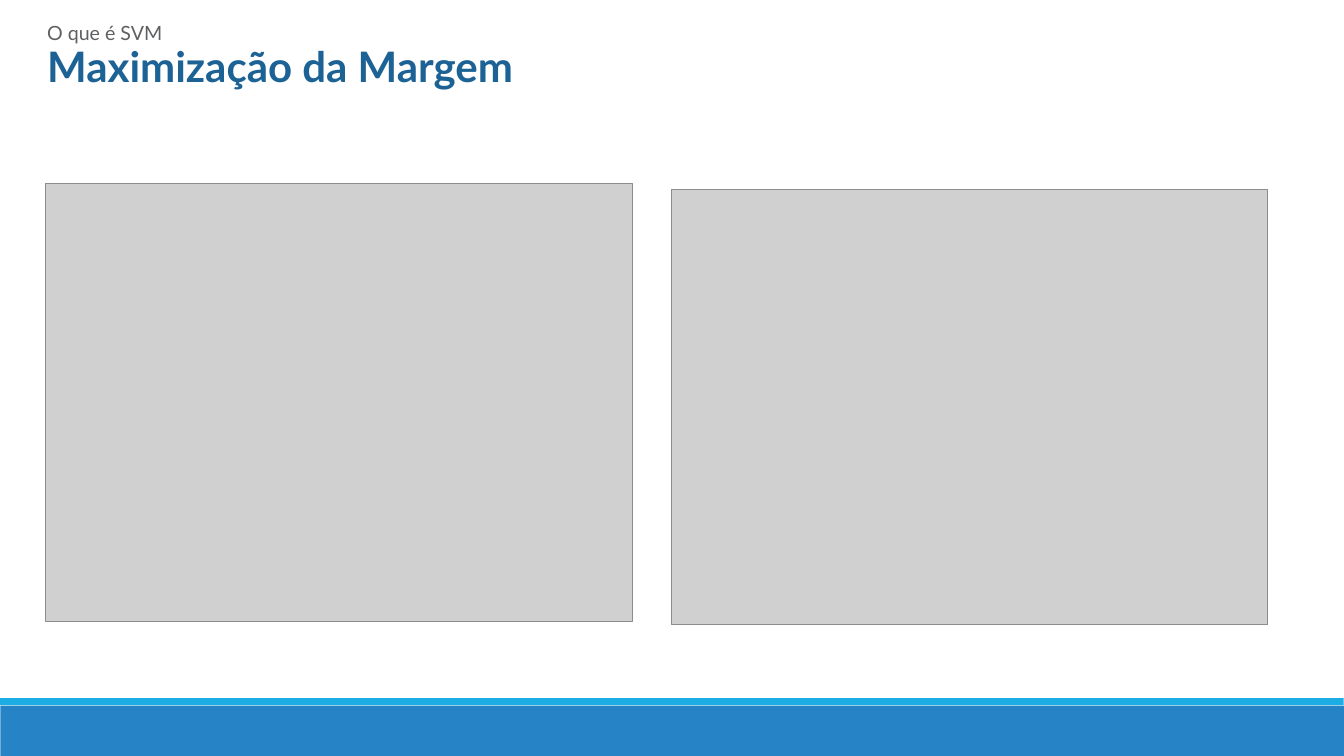
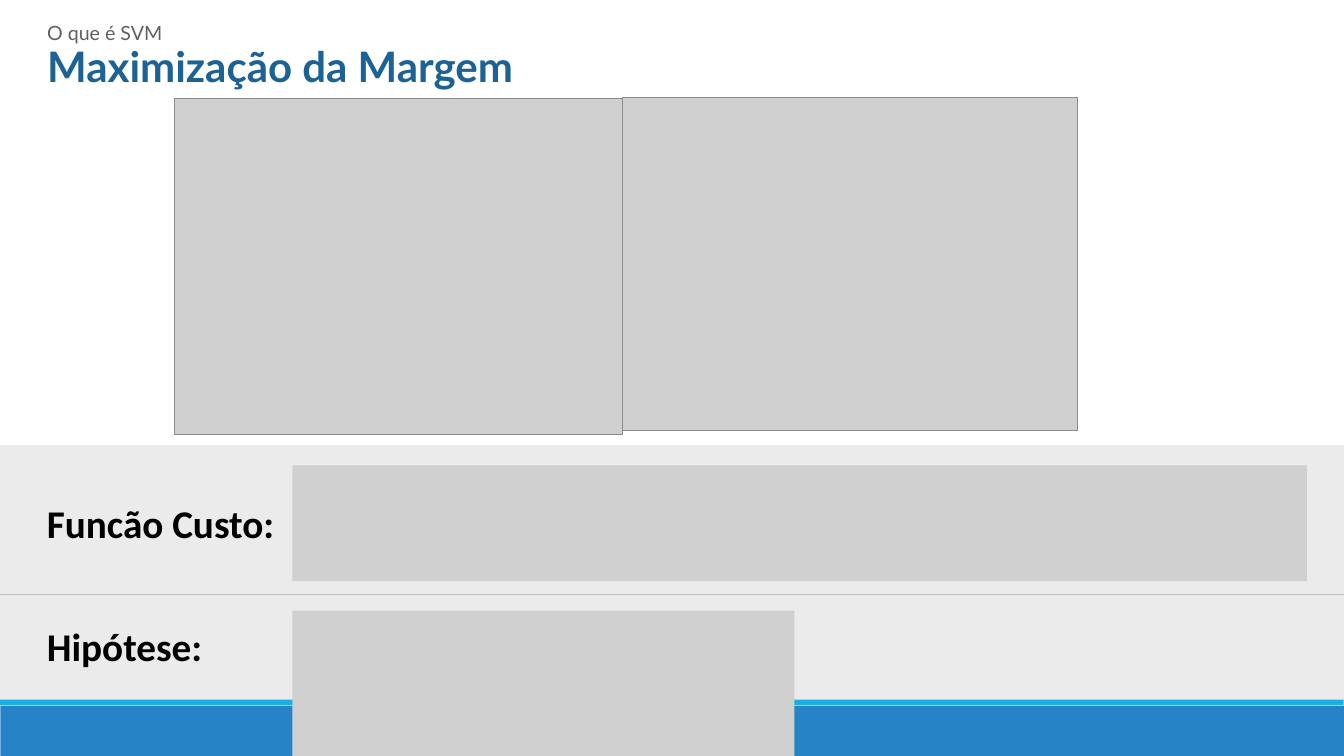
Before and after one commit to mrezende/ml-discipline, a slide deck: slide 7 of presentation/PresentationSVM.pptx (slide 11 before the commit). Drawn at 1344x756 pixels with LibreOffice and Linux fonts; fonts in the diff are those of the drawing; grey boxes stand for pictures. Boxes give left, top, right and bottom in pixels: in the first picture for what was removed or moved away, otherwise in the second. Text is boxed around its words. In the diff, an @@ line names an element or a change of style, - is before the commit and + after.

```diff
--- a/presentation/PresentationSVM.pptx
+++ b/presentation/PresentationSVM.pptx
@@ picture: place and size @@
-picture at [45, 184, 632, 622]
+picture at [174, 99, 623, 435]
@@ picture: place and size @@
-picture at [673, 190, 1268, 625]
+picture at [623, 98, 1079, 431]
@@ rectangle added at [0, 445, 1344, 700], fill #EBEBEB @@
@@ picture added at [292, 466, 1307, 582] @@
@@ text added at [47, 511, 274, 539], 28 pt, text #000000, bold @@
+Funcão Custo:
@@ line added from (0, 595) to (1344, 595), #BFBFBF 1 pt @@
@@ picture added at [292, 611, 795, 756] @@
@@ text added at [47, 633, 202, 667], 28 pt, text #000000, bold @@
+Hipótese:
```
Also in this commit, not shown: 5 other slides changed, 2 slides added, 7 slides removed, 1 other file.
